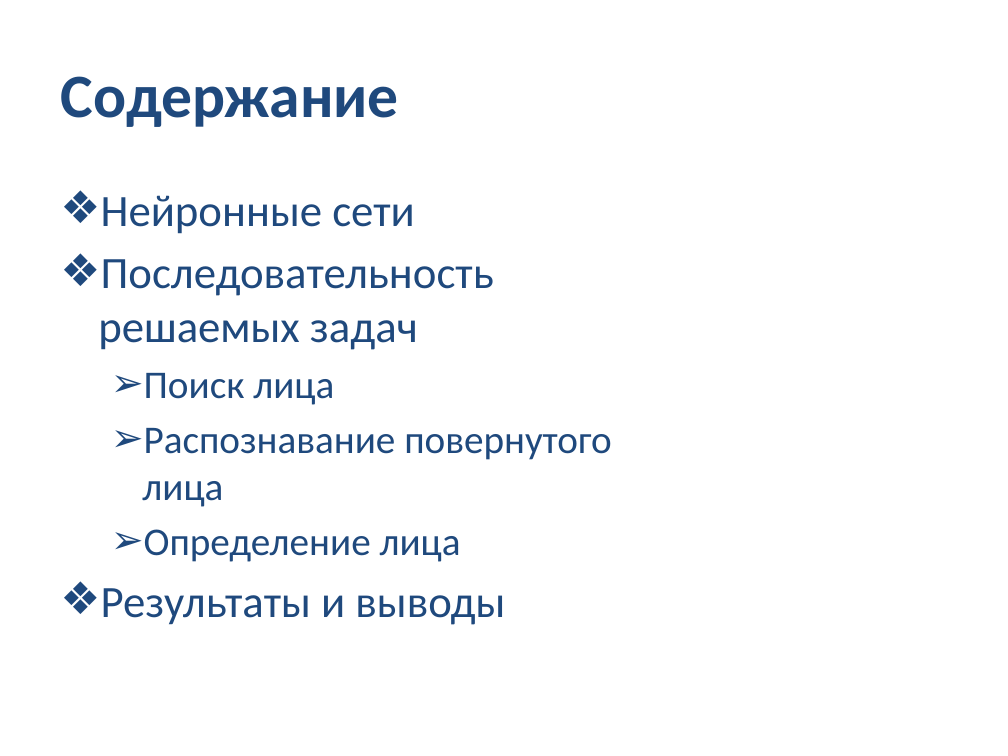
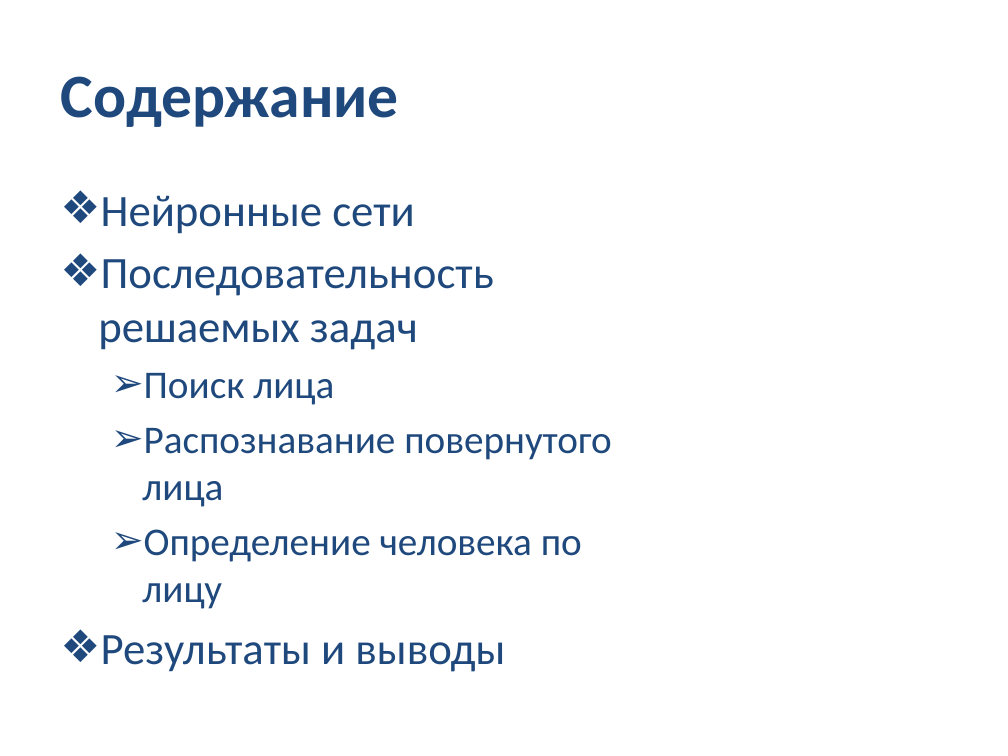
Before and after one commit to ohld/edipus, a slide deck: slide 2 of presentation_files/Презентация.pptx. Drawn at 1008x756 pixels with LibreOffice and Linux fonts; fonts in the diff are those of the drawing; background and template pictures are left out. Boxes give left, top, right and bottom in pixels: in the first picture for what was removed or moved away, otherwise in the second. Text is boxed around its words. In the diff, an @@ line names an element or a change of style, - is before the commit and + after.

```diff
--- a/presentation_files/Презентация.pptx
+++ b/presentation_files/Презентация.pptx
@@ text at bbox=[142, 529, 582, 609]: text changed @@
-  ➢ Определение лица
+  ➢ Определение человека по лицу
```
Also in this commit, not shown: 1 other slide changed, 4 slides added, 1 slide removed.
